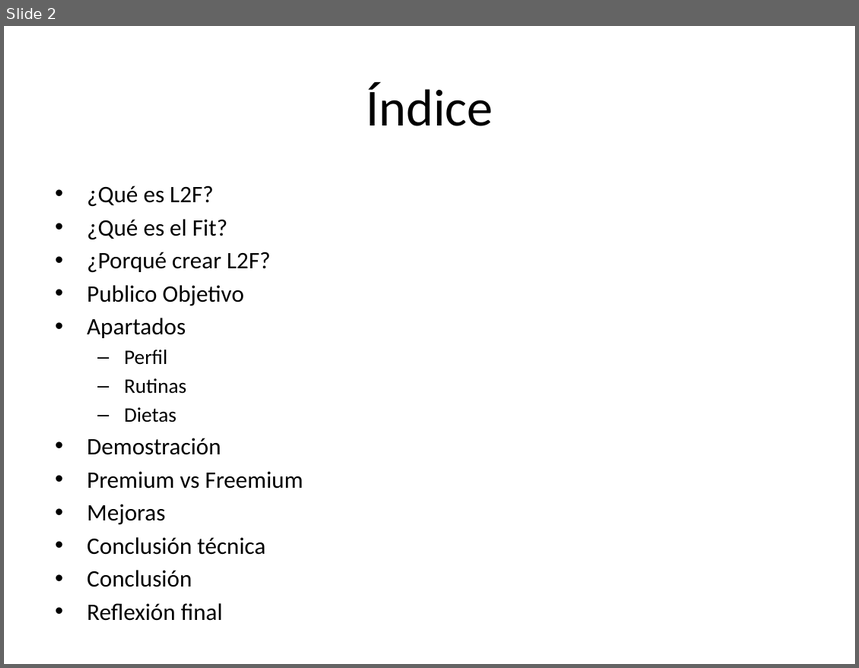
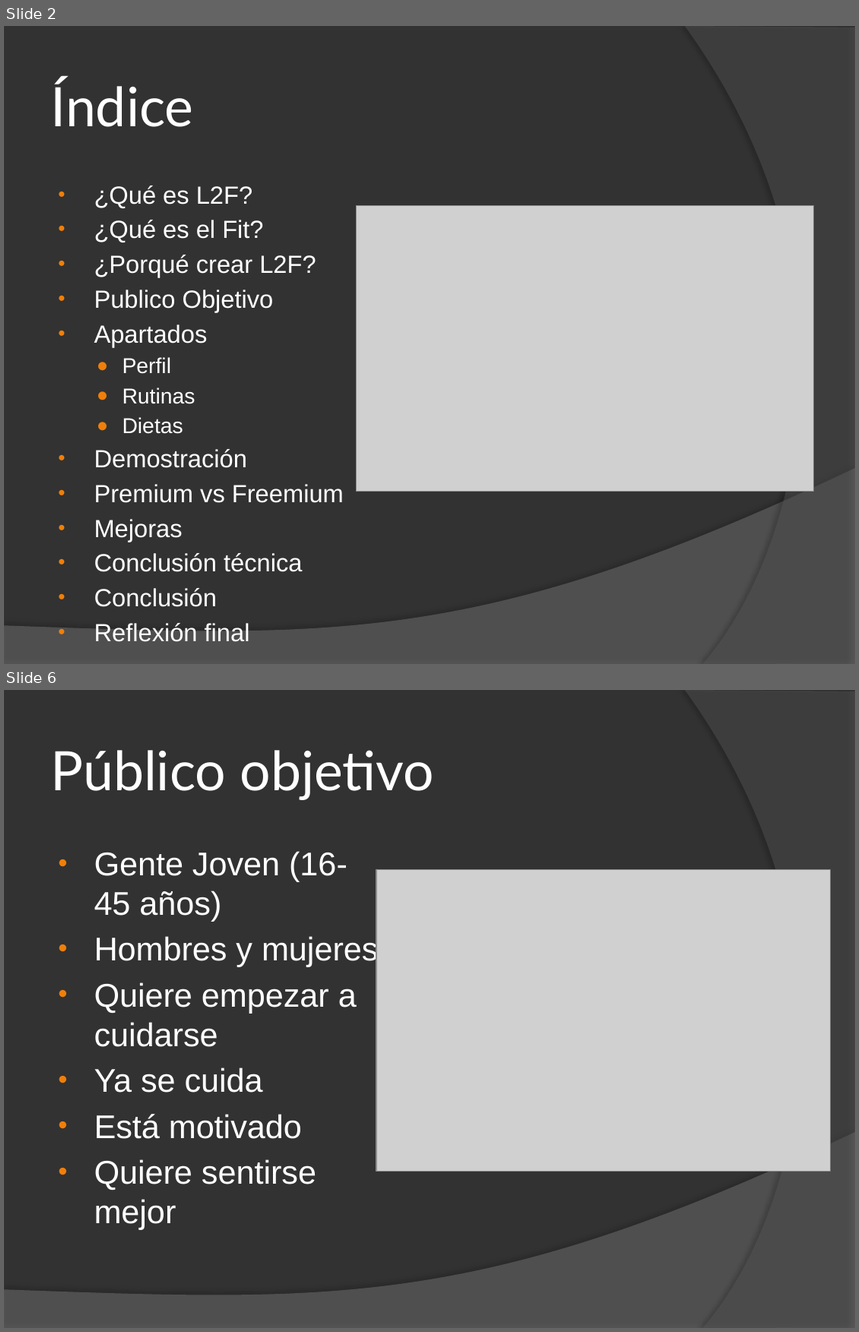
Before and after one commit to CreditoSintesi/CreditoSintesi, a slide deck: Entrega/Presentacion.pptx. Shown one above the other, each under a label of ours: slide 2 before the commit, slides 2 and 6 after it; the slides between them are not shown. The pictures are 859x668 and 859x1332 pixels, drawn with LibreOffice and Linux fonts; fonts in the diff are those of the drawing; grey boxes stand for pictures. Boxes give left, top, right and bottom in pixels: in the first picture for what was removed or moved away, otherwise in the second. Text is boxed around its words. In the diff, an @@ line names an element or a change of style, - is before the commit and + after.

```diff
--- a/Entrega/Presentacion.pptx
+++ b/Entrega/Presentacion.pptx
@@ slide 6 added at [4, 690, 855, 1328], background #323232; not listed: 2 template elements that a slide beside it also shows @@
@@ title added at [51, 750, 434, 800], 46 pt, text #FFFFFF @@
+Público objetivo
@@ text added at [94, 851, 378, 1230], 27.8 pt, text #FFFFFF @@
+• Gente Joven (16-45 años)
+• Hombres y mujeres
+• Quiere empezar a cuidarse
+• Ya se cuida
+• Está motivado
+• Quiere sentirse mejor
@@ picture added at [376, 869, 829, 1172] @@
@@ slide 2 changed as well @@
@@ background #FFFFFF to #323232 @@
@@ freeform shape added at [685, 26, 855, 664], fill #5E5E5E at 40% opacity @@
@@ title "Índice" at [51, 79, 194, 127]: size 44 to 46 pt, font Calibri to Lato, text colour #000000 to #FFFFFF; alignment centre to left @@
@@ text "¿Qué es L2F?" at [94, 186, 344, 607]: size 20 to 21 pt in "¿Qué es L2F?", "¿Qué es el Fit?", "¿Porqué crear L2F?", "Publico Objetivo" and 7 more places; font Calibri to Arial, text colour #000000 to #FFFFFF; size 17.5 to 18.2 pt in "Perfil", "Rutinas", "Dietas"; indent changed; bullet – to ● @@
@@ picture added at [357, 205, 814, 492] @@
@@ freeform shape added at [4, 468, 855, 664], fill #7F7F7F at 45% opacity @@
```
Also in this commit, not shown: 9 other slides added, 1 slide removed, 6 other files.
